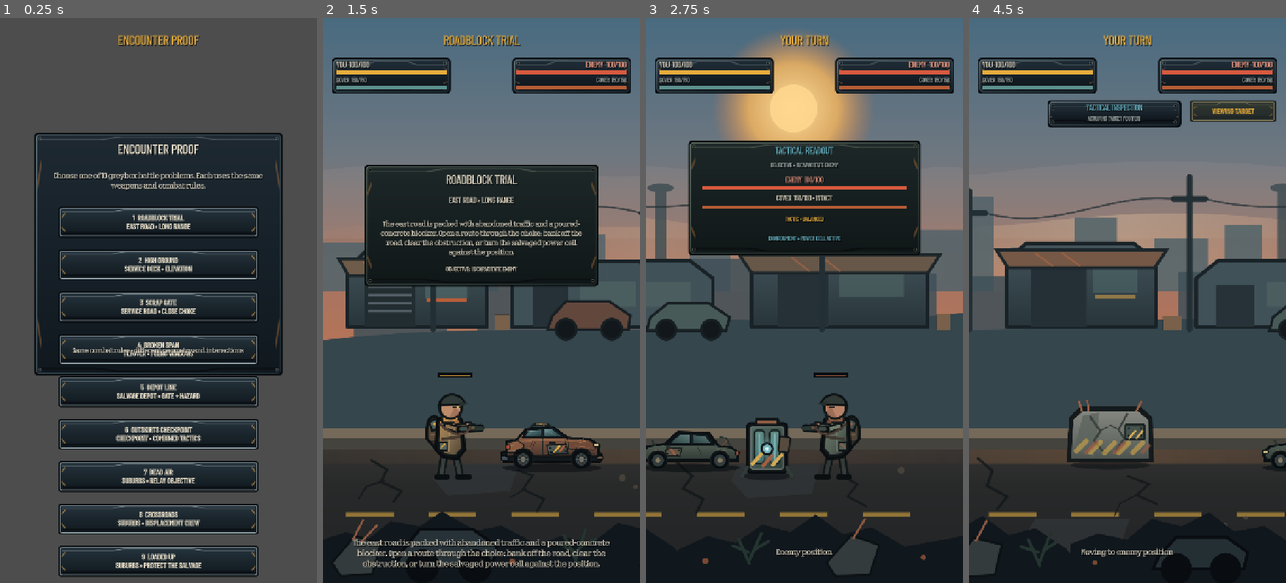
Above: before the commit, frames 1-4 (left to right).
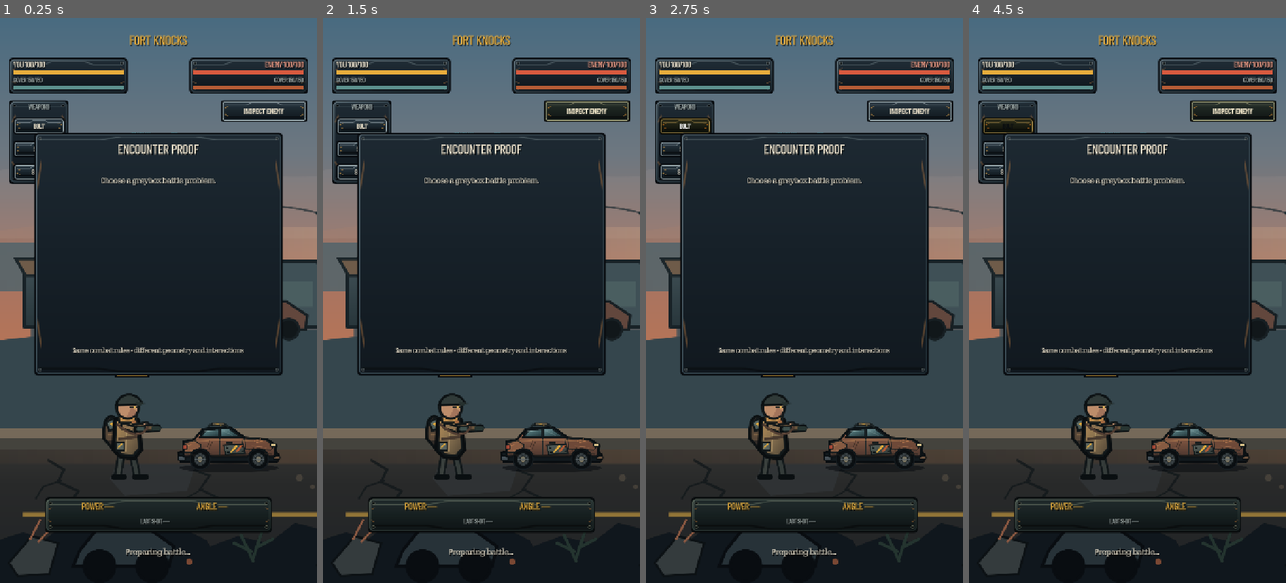
Above: after the commit, the same moments.

Repository: phantompixel-developer/FortKnocks
Game: Godot game, scene res://game/battle/battle.tscn
The game is run twice, just before and just after one commit, with the same random seed, the same clock (stepped at 60 frames per second) and the same inputs. This scene is started directly instead of the project's main scene.
Inputs (mouse positions are in pixels of both pictures, inside the frame that each line leads up to):
- Up to frame 1 (0.25 s): no input
- Up to frame 2 (1.5 s): click (481, 221) at 0.5 s, where only the run before the commit has a clickable "1 ROADBLOCK TRIAL EAST ROAD •…"; click (586, 108) at 1.25 s, where only the run after the commit has a clickable "INSPECT ENEMY"
- Up to frame 3 (2.75 s): click (684, 125) at 2 s, where only the run after the commit has a clickable "BOLT"
- Up to frame 4 (4.5 s): click (1007, 147) at 2.75 s, where only the run after the commit has a clickable "SLUG"; click (1007, 170) at 3.5 s, where only the run after the commit has a clickable "SHOCK"; click "INSPECT ENEMY" at 4.25 s

The runs differ from the first frame. In frame 1, 54% of the frame differs, in the area x 0-100%, y 0-100%; in frame 2, 24%; in frame 3, 39%; in frame 4, 45%.
Error after the commit: Invalid access to property or key 'pressed' on a base object of type 'null instance'. (res://game/battle/battle_controller.gd:342)

Commit message:
feat: rebuild mission brief and result surfaces

Diff:
--- a/game/battle/battle.tscn
+++ b/game/battle/battle.tscn
@@ -609,58 +609,105 @@
 [node name="MissionBriefCard" type="ColorRect" parent="HUD/Root"]
 visible = false
 layout_mode = 0
-offset_left = 92.0
-offset_top = 330.0
-offset_right = 628.0
-offset_bottom = 610.0
-mouse_filter = 2
-color = Color(0.085, 0.095, 0.09, 0.95)
+offset_left = 70.0
+offset_top = 236.0
+offset_right = 650.0
+offset_bottom = 842.0
+mouse_filter = 2
+color = Color(0.085, 0.095, 0.09, 0.97)
+
+[node name="Region" type="Label" parent="HUD/Root/MissionBriefCard"]
+layout_mode = 0
+offset_left = 28.0
+offset_top = 20.0
+offset_right = 552.0
+offset_bottom = 46.0
+theme_override_font_sizes/font_size = 14
+text = "OUTSKIRTS • MISSION 01"
+horizontal_alignment = 1
+mouse_filter = 2
 
 [node name="Title" type="Label" parent="HUD/Root/MissionBriefCard"]
 layout_mode = 0
-offset_left = 24.0
-offset_top = 20.0
-offset_right = 512.0
-offset_bottom = 58.0
-theme_override_font_sizes/font_size = 26
+offset_left = 28.0
+offset_top = 54.0
+offset_right = 552.0
+offset_bottom = 94.0
+theme_override_font_sizes/font_size = 29
 text = "ROADBLOCK TRIAL"
 horizontal_alignment = 1
 mouse_filter = 2
 
-[node name="Focus" type="Label" parent="HUD/Root/MissionBriefCard"]
-layout_mode = 0
-offset_left = 24.0
-offset_top = 72.0
-offset_right = 512.0
-offset_bottom = 104.0
-theme_override_font_sizes/font_size = 17
-text = "LONG RANGE • BANK SHOTS"
-horizontal_alignment = 1
+[node name="ObjectiveHeader" type="Label" parent="HUD/Root/MissionBriefCard"]
+layout_mode = 0
+offset_left = 36.0
+offset_top = 112.0
+offset_right = 544.0
+offset_bottom = 136.0
+theme_override_font_sizes/font_size = 13
+text = "OBJECTIVE"
+horizontal_alignment = 1
+mouse_filter = 2
+
+[node name="Objective" type="Label" parent="HUD/Root/MissionBriefCard"]
+layout_mode = 0
+offset_left = 36.0
+offset_top = 140.0
+offset_right = 544.0
+offset_bottom = 184.0
+theme_override_font_sizes/font_size = 19
+text = "INCAPACITATE ENEMY"
+horizontal_alignment = 1
+vertical_alignment = 1
+autowrap_mode = 2
 mouse_filter = 2
 
 [node name="Briefing" type="Label" parent="HUD/Root/MissionBriefCard"]
 layout_mode = 0
-offset_left = 34.0
-offset_top = 116.0
-offset_right = 502.0
-offset_bottom = 222.0
-theme_override_font_sizes/font_size = 15
-text = "Encounter briefing"
-horizontal_alignment = 1
-vertical_alignment = 1
-autowrap_mode = 2
-mouse_filter = 2
-
-[node name="Objective" type="Label" parent="HUD/Root/MissionBriefCard"]
-layout_mode = 0
-offset_left = 34.0
-offset_top = 230.0
-offset_right = 502.0
-offset_bottom = 264.0
-theme_override_font_sizes/font_size = 14
-text = "OBJECTIVE: INCAPACITATE ENEMY"
-horizontal_alignment = 1
-mouse_filter = 2
+offset_left = 42.0
+offset_top = 202.0
+offset_right = 538.0
+offset_bottom = 312.0
+theme_override_font_sizes/font_size = 16
+text = "Mission briefing"
+horizontal_alignment = 1
+vertical_alignment = 1
+autowrap_mode = 2
+mouse_filter = 2
+
+[node name="Tactic" type="Label" parent="HUD/Root/MissionBriefCard"]
+layout_mode = 0
+offset_left = 42.0
+offset_top = 326.0
+offset_right = 538.0
+offset_bottom = 358.0
+theme_override_font_sizes/font_size = 14
+text = "ENEMY • BALANCED"
+horizontal_alignment = 1
+mouse_filter = 2
+
+[node name="Loadout" type="Label" parent="HUD/Root/MissionBriefCard"]
+layout_mode = 0
+offset_left = 42.0
+offset_top = 370.0
+offset_right = 538.0
+offset_bottom = 466.0
+theme_override_font_sizes/font_size = 14
+text = "PLATFORM • RUN-DOWN COMPACT\nFIELD RACK • BOLT + SLUG"
+horizontal_alignment = 1
+vertical_alignment = 1
+autowrap_mode = 2
+mouse_filter = 2
+
+[node name="DeployButton" type="Button" parent="HUD/Root/MissionBriefCard"]
+layout_mode = 0
+offset_left = 112.0
+offset_top = 498.0
+offset_right = 468.0
+offset_bottom = 570.0
+mouse_filter = 0
+theme_override_font_sizes/font_size = 22
+text = "DEPLOY"
 
 [node name="EncounterPicker" type="ColorRect" parent="HUD/Root"]
 layout_mode = 0
@@ -717,76 +764,124 @@
 [node name="ResultCard" type="ColorRect" parent="HUD/Root"]
 visible = false
 layout_mode = 0
-offset_left = 90.0
-offset_top = 356.0
-offset_right = 630.0
-offset_bottom = 796.0
-mouse_filter = 2
-color = Color(0.085, 0.095, 0.09, 0.96)
+offset_left = 78.0
+offset_top = 246.0
+offset_right = 642.0
+offset_bottom = 904.0
+mouse_filter = 2
+color = Color(0.085, 0.095, 0.09, 0.97)
+
+[node name="Region" type="Label" parent="HUD/Root/ResultCard"]
+layout_mode = 0
+offset_left = 28.0
+offset_top = 20.0
+offset_right = 536.0
+offset_bottom = 46.0
+theme_override_font_sizes/font_size = 14
+text = "OUTSKIRTS • MISSION COMPLETE"
+horizontal_alignment = 1
+mouse_filter = 2
 
 [node name="Title" type="Label" parent="HUD/Root/ResultCard"]
 layout_mode = 0
 offset_left = 28.0
-offset_top = 22.0
-offset_right = 512.0
-offset_bottom = 66.0
-theme_override_font_sizes/font_size = 28
+offset_top = 52.0
+offset_right = 536.0
+offset_bottom = 98.0
+theme_override_font_sizes/font_size = 32
 text = "VICTORY"
 horizontal_alignment = 1
 mouse_filter = 2
 
 [node name="EncounterName" type="Label" parent="HUD/Root/ResultCard"]
 layout_mode = 0
-offset_left = 30.0
-offset_top = 76.0
-offset_right = 510.0
-offset_bottom = 106.0
-theme_override_font_sizes/font_size = 16
+offset_left = 32.0
+offset_top = 104.0
+offset_right = 532.0
+offset_bottom = 136.0
+theme_override_font_sizes/font_size = 17
 text = "ROADBLOCK TRIAL"
 horizontal_alignment = 1
 mouse_filter = 2
 
-[node name="Stats" type="Label" parent="HUD/Root/ResultCard"]
-layout_mode = 0
-offset_left = 40.0
-offset_top = 126.0
-offset_right = 500.0
-offset_bottom = 270.0
-theme_override_font_sizes/font_size = 16
-text = "SHOTS 0 • DIRECT 0\nCOVER 0 • ENVIRONMENT 0\nBOLT 0 • SLUG 0 • SHOCK 0"
-horizontal_alignment = 1
-vertical_alignment = 1
-mouse_filter = 2
-
-[node name="Takeaway" type="Label" parent="HUD/Root/ResultCard"]
+[node name="ObjectiveOutcome" type="Label" parent="HUD/Root/ResultCard"]
+layout_mode = 0
+offset_left = 38.0
+offset_top = 158.0
+offset_right = 526.0
+offset_bottom = 216.0
+theme_override_font_sizes/font_size = 18
+text = "OBJECTIVE SECURED\nINCAPACITATE ENEMY"
+horizontal_alignment = 1
+vertical_alignment = 1
+autowrap_mode = 2
+mouse_filter = 2
+
+[node name="ClearState" type="Label" parent="HUD/Root/ResultCard"]
 layout_mode = 0
 offset_left = 42.0
-offset_top = 286.0
-offset_right = 498.0
-offset_bottom = 332.0
-theme_override_font_sizes/font_size = 14
-text = "Compare weapon choices across encounters."
-horizontal_alignment = 1
-autowrap_mode = 2
-mouse_filter = 2
-
-[node name="RestartButton" type="Button" parent="HUD/Root"]
-layout_mode = 0
-offset_left = 180.0
-offset_top = 700.0
-offset_right = 350.0
-offset_bottom = 764.0
-mouse_filter = 0
+offset_top = 232.0
+offset_right = 522.0
+offset_bottom = 262.0
+theme_override_font_sizes/font_size = 14
+text = "FIRST CLEAR"
+horizontal_alignment = 1
+mouse_filter = 2
+
+[node name="Reward" type="Label" parent="HUD/Root/ResultCard"]
+layout_mode = 0
+offset_left = 42.0
+offset_top = 276.0
+offset_right = 522.0
+offset_bottom = 326.0
 theme_override_font_sizes/font_size = 22
-text = "RESTART"
-
-[node name="ChangeEncounterButton" type="Button" parent="HUD/Root"]
-visible = false
-layout_mode = 0
-offset_left = 370.0
-offset_top = 700.0
-offset_right = 540.0
-offset_bottom = 764.0
+text = "+0 SALVAGE"
+horizontal_alignment = 1
+vertical_alignment = 1
+mouse_filter = 2
+
+[node name="Unlock" type="Label" parent="HUD/Root/ResultCard"]
+layout_mode = 0
+offset_left = 42.0
+offset_top = 338.0
+offset_right = 522.0
+offset_bottom = 390.0
+theme_override_font_sizes/font_size = 15
+text = "ROUTE STATUS"
+horizontal_alignment = 1
+vertical_alignment = 1
+autowrap_mode = 2
+mouse_filter = 2
+
+[node name="Summary" type="Label" parent="HUD/Root/ResultCard"]
+layout_mode = 0
+offset_left = 44.0
+offset_top = 406.0
+offset_right = 520.0
+offset_bottom = 474.0
+theme_override_font_sizes/font_size = 14
+text = "Mission summary"
+horizontal_alignment = 1
+vertical_alignment = 1
+autowrap_mode = 2
+mouse_filter = 2
+
+[node name="RestartButton" type="Button" parent="HUD/Root/ResultCard"]
+layout_mode = 0
+offset_left = 38.0
+offset_top = 516.0
+offset_right = 270.0
+offset_bottom = 586.0
 mouse_filter = 0
 theme_override_font_sizes/font_size = 20
-text = "CHOOSE ENCOUNTER"
+text = "REMATCH"
+
+[node name="ChangeEncounterButton" type="Button" parent="HUD/Root/ResultCard"]
+layout_mode = 0
+offset_left = 294.0
+offset_top = 516.0
+offset_right = 526.0
+offset_bottom = 586.0
+mouse_filter = 0
+theme_override_font_sizes/font_size = 18
+text = "FORT KNOCKS"
